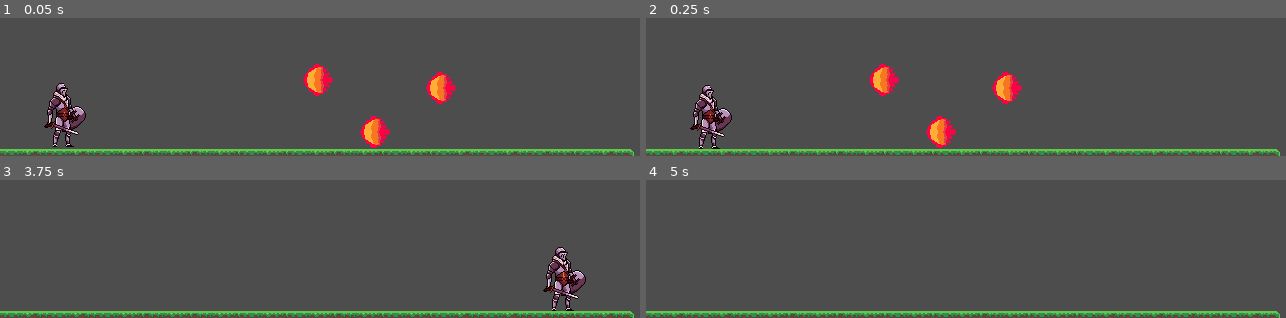
Above: before the commit, frames 1-4 (two rows, left to right).
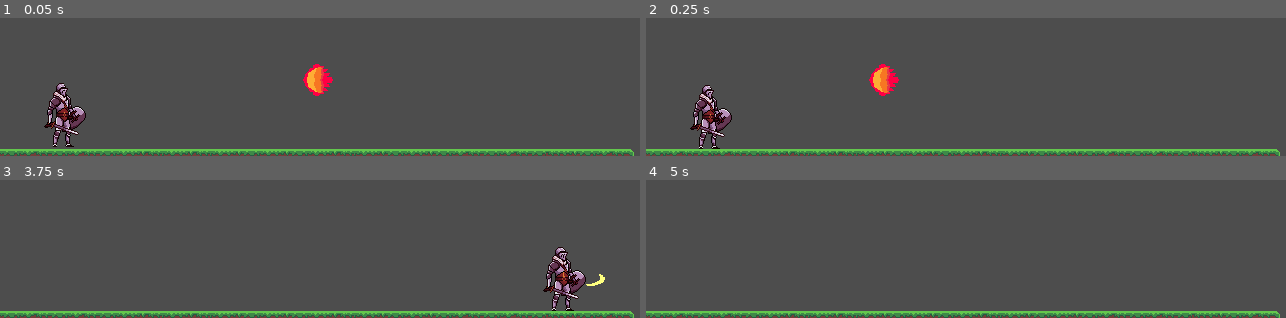
Above: after the commit, the same moments.

Repository: oscariolo/Elemento
Game: Godot game, scene res://levels/testlevel.tscn
The game is run twice, just before and just after one commit, with the same random seed, the same clock (stepped at 60 frames per second) and the same inputs.
Inputs:
- Up to frame 1 (0.05 s): no input
- Up to frame 2 (0.25 s): no input
- Up to frame 3 (3.75 s): hold Right (move_right) 0.53-2.03 s; tap X (attack) at 0.6, 3.6 s; tap Space (jump) at 0.77, 1.52, 3.02 s; tap Down (look_down) at 1.35 s; hold Left (move_left) 2.03-2.78 s; tap Up (look_up) at 2.1 s; hold Right (move_right) from 2.78 s (still down); tap C (slide) at 2.85 s
- Up to frame 4 (5 s): tap Space (jump) at 3.77, 4.52 s; release Right (move_right) at 4.28 s; hold Left (move_left) from 4.28 s (still down); tap Down (look_down) at 4.35 s

The runs differ from the first frame. In frame 1, 1.3% of the frame differs, in the area x 56-72%, y 39-95%; in frame 2, 1.3%; in frame 3, less than 0.1%; in frame 4, nothing differs.

Commit message:
MOD-Added interaction of rock ability with projectiles

Diff:
--- a/hazards/FireBall/fire_ball.gd
+++ b/hazards/FireBall/fire_ball.gd
@@ -1,4 +1,4 @@
-extends Area2D
+extends Node2D
 var direction: Vector2
 var speed: float
 
@@ -9,20 +9,24 @@
 
 func _physics_process(delta: float) -> void:
 	if direction == Vector2.RIGHT:
-		$Sprite2D.flip_h = true
+		$FireBallHitBox/Sprite2D.flip_h = true
 	else:
-		$Sprite2D.flip_h = false
+		$FireBallHitBox/Sprite2D.flip_h = false
 	position += delta * speed * direction
 
 func set_reflected(value:bool):
 	direction = direction*-1
 	if value:
-		set_collision_mask_value(1,false)
-		set_collision_layer_value(4,false)
-		set_collision_layer_value(5,true)
-		set_collision_mask_value(6,true)
+		$FireBallHitBox.set_collision_mask_value(1,false)
+		$FireBallHitBox.set_collision_layer_value(4,false)
+		$FireBallHitBox.set_collision_layer_value(5,true)
+		$FireBallHitBox.set_collision_mask_value(6,true)
 	else:
-		set_collision_mask_value(1,true)
-		set_collision_layer_value(4,true)
-		set_collision_layer_value(5,false)
-		set_collision_mask_value(6,false)
+		$FireBallHitBox.set_collision_mask_value(1,true)
+		$FireBallHitBox.set_collision_layer_value(4,true)
+		$FireBallHitBox.set_collision_layer_value(5,false)
+		$FireBallHitBox.set_collision_mask_value(6,false)
+
+
+func die():
+	queue_free()
--- a/hazards/FireBall/fire_ball.tscn
+++ b/hazards/FireBall/fire_ball.tscn
@@ -33,14 +33,16 @@
 [sub_resource type="CircleShape2D" id="CircleShape2D_mfhws"]
 radius = 13.0
 
-[node name="FireBall" type="Area2D" groups=["Projectile"]]
+[node name="FireBall" type="Node2D" groups=["Projectile"]]
+script = ExtResource("1_0e5xx")
+
+[node name="FireBallHitBox" type="Area2D" parent="."]
 material = SubResource("ShaderMaterial_t2ajm")
 collision_layer = 8
-script = ExtResource("1_0e5xx")
 
-[node name="Sprite2D" type="Sprite2D" parent="."]
+[node name="Sprite2D" type="Sprite2D" parent="FireBallHitBox"]
 texture_filter = 1
 texture = ExtResource("2_paqmo")
 
-[node name="CollisionShape2D" type="CollisionShape2D" parent="."]
+[node name="CollisionShape2D" type="CollisionShape2D" parent="FireBallHitBox"]
 shape = SubResource("CircleShape2D_mfhws")
--- a/levels/testlevel.tscn
+++ b/levels/testlevel.tscn
@@ -87,11 +87,5 @@
 tile_map_data = PackedByteArray("AAAQABYAAQACAAAAAAARABYAAQADAAAAAAASABYAAQABAAAAAAATABYAAQACAAAAAAAUABYAAQADAAAAAAAVAB …(1888 unchanged characters)…
 tile_set = SubResource("TileSet_f7tt3")
 
-[node name="FireBall" parent="." instance=ExtResource("4_uavgm")]
-position = Vector2(392, 335)
-
-[node name="FireBall2" parent="." instance=ExtResource("4_uavgm")]
-position = Vector2(458, 291)
-
 [node name="FireBall3" parent="." instance=ExtResource("4_uavgm")]
 position = Vector2(335, 283)
--- a/player/ElementPowers/fire/fire_element_component.gd
+++ b/player/ElementPowers/fire/fire_element_component.gd
@@ -36,8 +36,9 @@
 
 
 func _on_hit_box_area_entered(area: Area2D) -> void:
-	if area.is_in_group("Projectile"):
-		area.set_reflected(true)
+	var object = area.get_parent()
+	if object.is_in_group("Projectile"):
+		object.set_reflected(true)
 
 
 
--- a/player/ElementPowers/rock/rock_element_component.gd
+++ b/player/ElementPowers/rock/rock_element_component.gd
@@ -1,11 +1,11 @@
 extends Element
 var active:bool = true
-var player:CharacterBody2D
+@export var player:CharacterBody2D
 
 func load_properties(properties):
 	player = properties[0].get_parent()
 	var armorShape = RectangleShape2D.new()
-	armorShape.set_size(player.playerSize)
+	armorShape.set_size(player.playerSize + Vector2(2,0)) #slighlty bigger hitbox to avoid overlapping detection
 	$ArmorHitbox/CollisionShape2D.shape = armorShape
 
 
@@ -14,6 +14,13 @@
 
 
 func _on_armor_hitbox_area_entered(area: Area2D) -> void:
-	print("hit armor")
-	if area.is_in_group('Projectile'):
-		active = false
+	if active:
+		var object = area.get_parent()
+		if object.is_in_group('Projectile'):
+			object.die()
+			active = false
+			$ArmorCooldownTimer.start()
+
+
+func _on_armor_cooldown_timer_timeout() -> void:
+	active = true
--- a/player/ElementPowers/rock/rock_element_component.tscn
+++ b/player/ElementPowers/rock/rock_element_component.tscn
@@ -14,4 +14,9 @@
 shape = SubResource("RectangleShape2D_tekxv")
 debug_color = Color(0.738179, 0.463171, 0.182737, 0.42)
 
+[node name="ArmorCooldownTimer" type="Timer" parent="."]
+wait_time = 5.0
+one_shot = true
+
 [connection signal="area_entered" from="ArmorHitbox" to="." method="_on_armor_hitbox_area_entered"]
+[connection signal="timeout" from="ArmorCooldownTimer" to="." method="_on_armor_cooldown_timer_timeout"]
--- a/player/player.gd
+++ b/player/player.gd
@@ -1,13 +1,13 @@
 extends CharacterBody2D
 var facing:Vector2 = Vector2.RIGHT
 var playerSize:Vector2 = Vector2(43,65)
-
+var life:int = 1
 
 func _ready() -> void:
 	_set_properties_attributes()
 	#$Abilities.add_elemental_ability("water")
 	#$Abilities.add_elemental_ability('wind')
-	#$Abilities.add_elemental_ability('fire')
+	$Abilities.add_elemental_ability('fire')
 	$Abilities.add_elemental_ability('rock')
 
 func _set_properties_attributes():
@@ -22,11 +22,10 @@
 	else:
 		$AnimatedSprite2D.flip_h = false
 
-
-func _physics_process(delta: float) -> void:
-	pass
-
+func player_hit():
+	life -= 1
+	if life == 0:
+		queue_free()
 
 func _on_hitbox_area_entered(area: Area2D) -> void:
-	if area.is_in_group('Projectile'):
-		print("hit player")
+	var object = area.get_parent()
